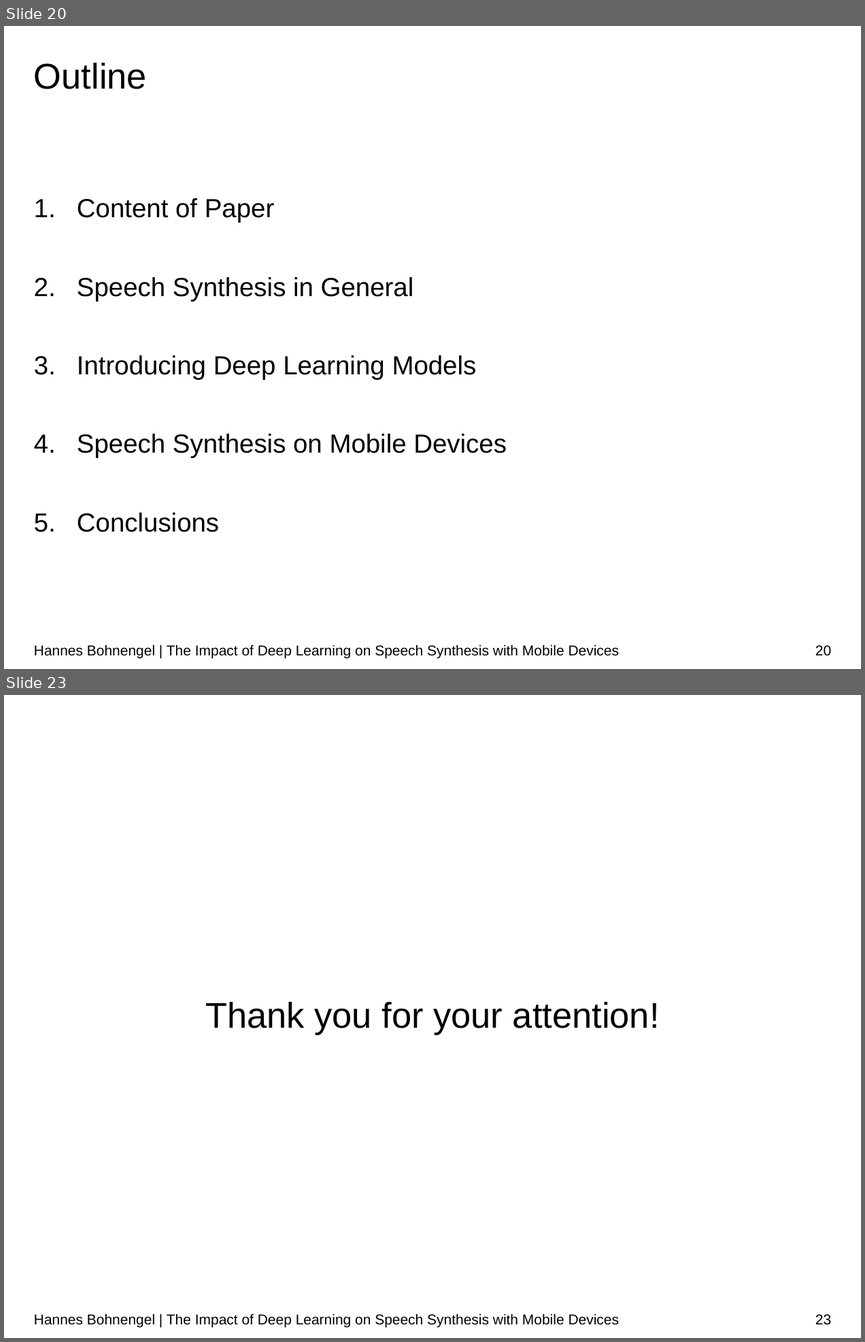
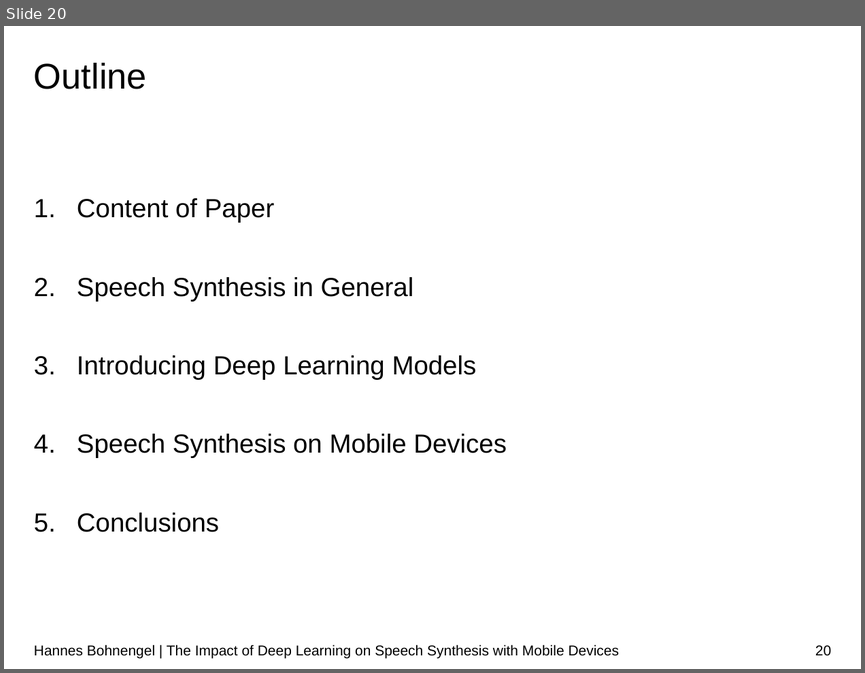
Before and after one commit to hannesb0/deeplearning, a slide deck: pres/Final_Presentation_V03.pptx. Shown one above the other, each under a label of ours: slides 20 and 23 before the commit, slide 20 after it; the slides between them are not shown. The pictures are 865x1342 and 865x673 pixels, drawn with LibreOffice and Linux fonts; fonts in the diff are those of the drawing; background and template pictures are left out. Boxes give left, top, right and bottom in pixels: in the first picture for what was removed or moved away, otherwise in the second. Text is boxed around its words. In the diff, an @@ line names an element or a change of style, - is before the commit and + after.

```diff
--- a/pres/Final_Presentation_V03.pptx
+++ b/pres/Final_Presentation_V03.pptx
@@ slide 23 removed at (4, 695, 861, 1338), background #FFFFFF; not listed: 1 template element that a slide beside it also shows @@
@@ title removed at (205, 1002, 660, 1035) @@
-Thank you for your attention!
@@ page number removed at (815, 1314, 831, 1325) @@
-23
```
Also in this commit, not shown: 3 slides changed, 1 other slide removed.
